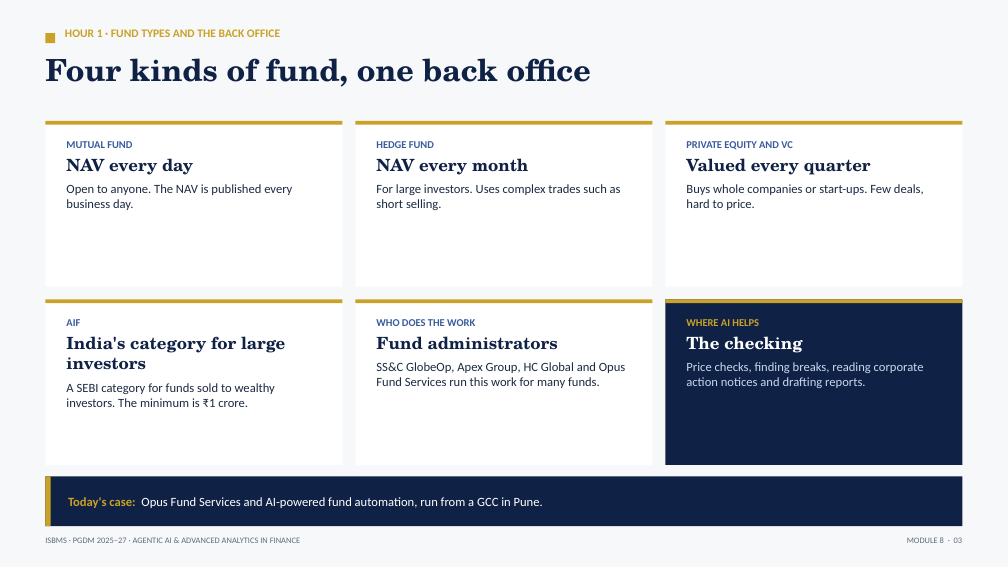
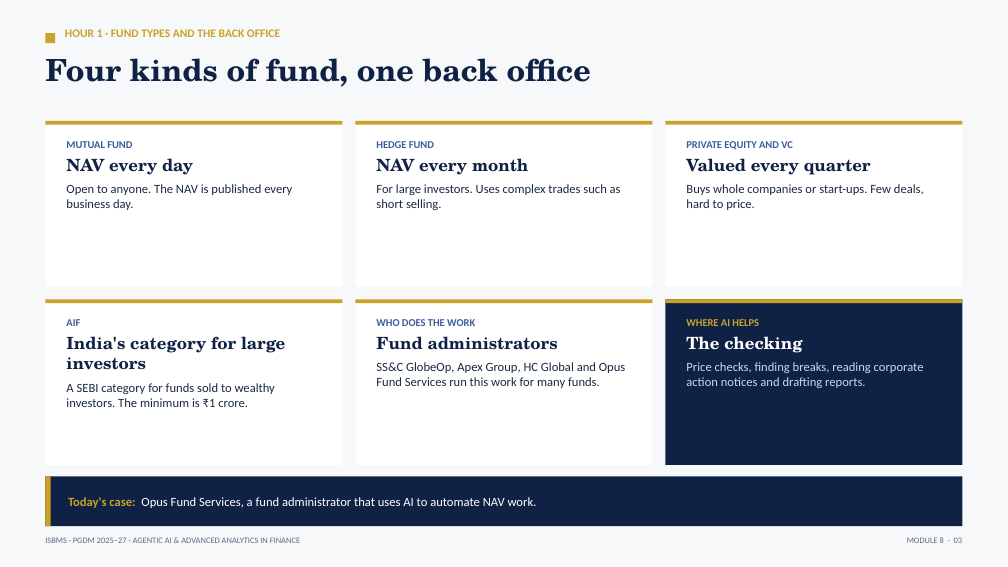
Before and after one commit to tejasgjadhav/AIFINANCE, a slide deck: slide 3 of slides/Module-08-Fund-Administration-NAV.pptx. Drawn at 1008x567 pixels with LibreOffice and Linux fonts; fonts in the diff are those of the drawing. Boxes give left, top, right and bottom in pixels: in the first picture for what was removed or moved away, otherwise in the second. Text is boxed around its words. In the diff, an @@ line names an element or a change of style, - is before the commit and + after.

```diff
--- a/slides/Module-08-Fund-Administration-NAV.pptx
+++ b/slides/Module-08-Fund-Administration-NAV.pptx
@@ text at [68,497,537,508]: text changed @@
-Today's case: Opus Fund Services and AI-powered fund automation, run from a GCC in Pune.
+Today's case: Opus Fund Services, a fund administrator that uses AI to automate NAV work.
```
Also in this commit, not shown: 3 other slides changed, 5 slides added, 3 other files.
